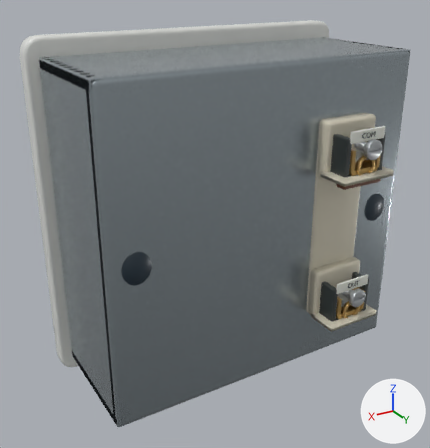
Two versions of the Blender file authoring/blender/models/switch_gang-module-left.blend, one commit apart.
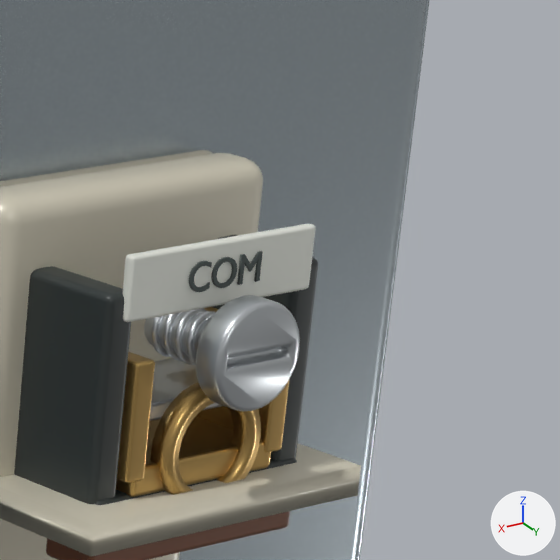
The first picture shows the older version from a camera (50 mm lens) standing at (1.09, 1.42, 1.296) and looking at (0.279, 0.069, 0.621). The close-ups show the older and then the newer version on the part from 76% to 100% of the width and 19% to 42% of the height of that picture. Only the edits that show in the close-ups are written down. Every picture has the same lights, and +X, +Y and +Z are marked at lower right.

In view in the first close-up: 'Brass conductor bed', 'Folded brass current cage', 'Insulated cage side', 'Insulated cage side.001', 'Moulded conductor identification', 'Moulded terminal legend pad', 'Rear conductor funnel', 'Recessed screw head', 'mark:COM', 'node-3', 'node-35', 'node-39' and 7 more.
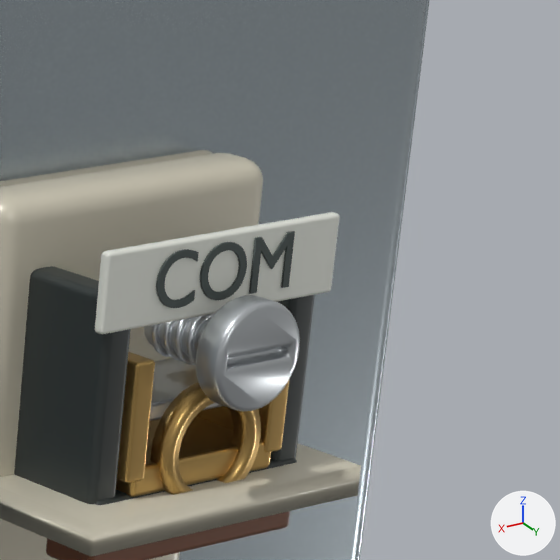
What differs and where, as boxes (x1, y1, x2, y2) in the close-ups (560 x 560 px; the box of a moved part takes in the faces that stretch with it):
'Moulded terminal legend pad', reshaped (26% wider, 23% taller): before (122, 223, 315, 322); after (95, 212, 339, 334)
part 1 of me_cube_023, moved or reshaped: before (123, 318, 131, 322); after (95, 329, 105, 334)
part 2 of me_cube_023, moved or reshaped: before (122, 254, 136, 319); after (95, 251, 112, 331)
part 3 of me_cube_023, moved or reshaped: before (130, 286, 309, 322); after (104, 289, 331, 334)
part 4 of me_cube_023, moved or reshaped: before (131, 223, 315, 319); after (105, 212, 339, 331)
part 5 of me_moulded_marking, moved or reshaped: before (239, 252, 262, 284); after (251, 232, 295, 293)
part 6 of me_moulded_marking, moved or reshaped: before (213, 258, 237, 288); after (202, 243, 247, 300)
part 7 of me_moulded_marking, moved or reshaped: before (191, 262, 212, 292); after (158, 250, 198, 308)
part 8 of me_moulded_marking, moved or reshaped: before (211, 257, 237, 288); after (200, 242, 245, 300)
part 9 of me_moulded_marking, rebuilt: before (218, 262, 234, 284); after (208, 250, 241, 293)
part 10 of me_moulded_marking, added: after (156, 249, 199, 308)
part 11 of me_moulded_marking, added: after (249, 231, 295, 294)
part 12 of me_moulded_marking, deleted: before (189, 261, 212, 292)
part 13 of me_moulded_marking, deleted: before (237, 251, 263, 285)

The change, as a diff of the scene's bpy script:
```diff
--- a/authoring/blender/models/switch_gang-module-left.blend.py
+++ b/authoring/blender/models/switch_gang-module-left.blend.py
@@ me_cube_023 @@
 # used by ob_moulded_terminal_legend_pad; parent = ob_terminal_com; location = (0.0, 0.082, 0.001)
-me_cube_023.from_pydata(...)  # 96 vertices, 98 faces; spans x -0.0575..0.0575, y -0.0155..0.0155, z -0.003..0.003
+me_cube_023.from_pydata(...)  # 96 vertices, 98 faces; spans x -0.0725..0.0725, y -0.019..0.019, z -0.003..0.003
+# me_cube_023 part 1: all 24 vertices in x -0.0575..-0.0555, y -0.0155..-0.0135, z -0.003..0.003 are moved by (-0.015, -0.0035, 0.0)
+# me_cube_023 part 2: all 24 vertices in x -0.0575..-0.0555, y 0.0135..0.0155, z -0.003..0.003 are moved by (-0.015, 0.0035, 0.0)
+# me_cube_023 part 3: all 24 vertices in x 0.0555..0.0575, y -0.0155..-0.0135, z -0.003..0.003 are moved by (0.015, -0.0035, 0.0)
+# me_cube_023 part 4: all 24 vertices in x 0.0555..0.0575, y 0.0135..0.0155, z -0.003..0.003 are moved by (0.015, 0.0035, 0.0)
 me_cube_023.materials.append(mat_rear_marking_pad_com)
@@ me_moulded_marking @@
 # used by ob_mark_com; parent = ob_terminal_com; location = (0.0, 0.082, 0.005)
-me_moulded_marking.from_pydata(...)  # 2926 vertices, 2709 faces; spans x -0.0223..0.0218, y -0.0063..0.008, z -0.0006..0.0006
+me_moulded_marking.from_pydata(...)  # 2926 vertices, 2709 faces; spans x -0.0423..0.0413, y -0.0119..0.015, z -0.0006..0.0006
+# me_moulded_marking part 5: the loose piece of 15 vertices spanning x 0.009..0.0217, y -0.006..0.0076, z 0.0006 is scaled about the mesh origin by (1.9, 1.9, 1)
+# me_moulded_marking part 6: the loose piece of 96 vertices spanning x -0.0081..0.0066, y -0.0062..0.0078, z 0.0006 is scaled about the mesh origin by (1.9, 1.9, 1)
+# me_moulded_marking part 7: the loose piece of 98 vertices spanning x -0.0222..-0.0099, y -0.0062..0.0078, z 0.0006 is scaled about the mesh origin by (1.9, 1.9, 1)
+# me_moulded_marking part 8: the loose piece of 576 vertices spanning x -0.0082..0.0068, y -0.0063..0.008, z -0.0006..0.0006 is scaled about the mesh origin by (1.89, 1.89, 1)
+# me_moulded_marking part 9: the loose piece of 576 vertices spanning x -0.006..0.0046, y -0.0044..0.006, z -0.0006..0.0006 is rebuilt with 576 vertices and now spans x -0.0115..0.0087, y -0.0083..0.0114, z -0.0006..0.0006
+# me_moulded_marking part 10: a new loose piece of 1176 vertices spanning x -0.0423..-0.0186, y -0.0119..0.015, z -0.0006..0.0006, in mat_rear_terminal_legend (dark grey #424d4b)
+# me_moulded_marking part 11: a new loose piece of 180 vertices spanning x 0.0169..0.0413, y -0.0115..0.0147, z -0.0006..0.0006, in mat_rear_terminal_legend (dark grey #424d4b)
+# me_moulded_marking part 12: the loose piece of 1176 vertices spanning x -0.0223..-0.0097, y -0.0063..0.008, z -0.0006..0.0006 is deleted
+# me_moulded_marking part 13: the loose piece of 180 vertices spanning x 0.0088..0.0218, y -0.0062..0.0078, z -0.0006..0.0006 is deleted
+# other edits to the shape of me_moulded_marking do not show in these pictures
 me_moulded_marking.materials.append(mat_rear_terminal_legend)
```
